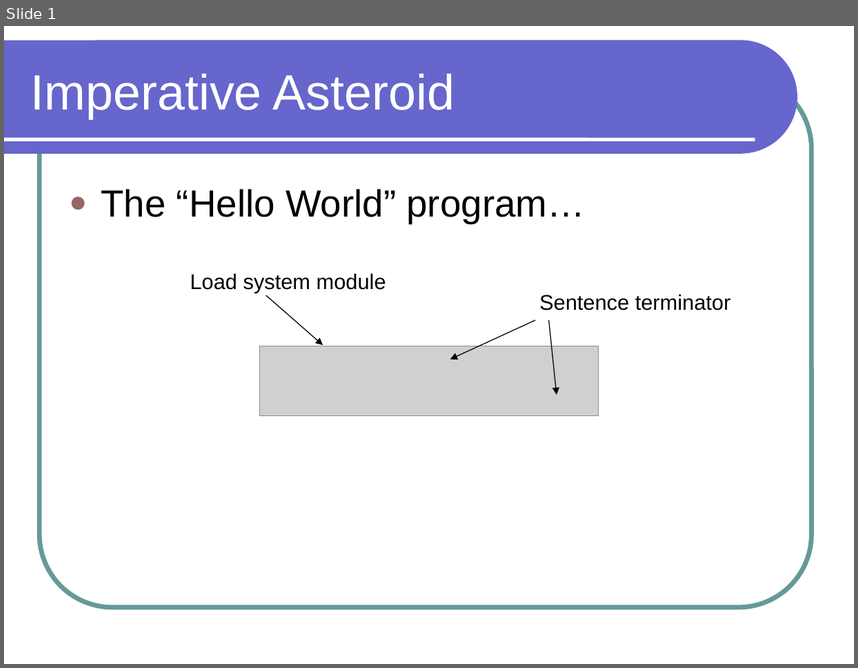
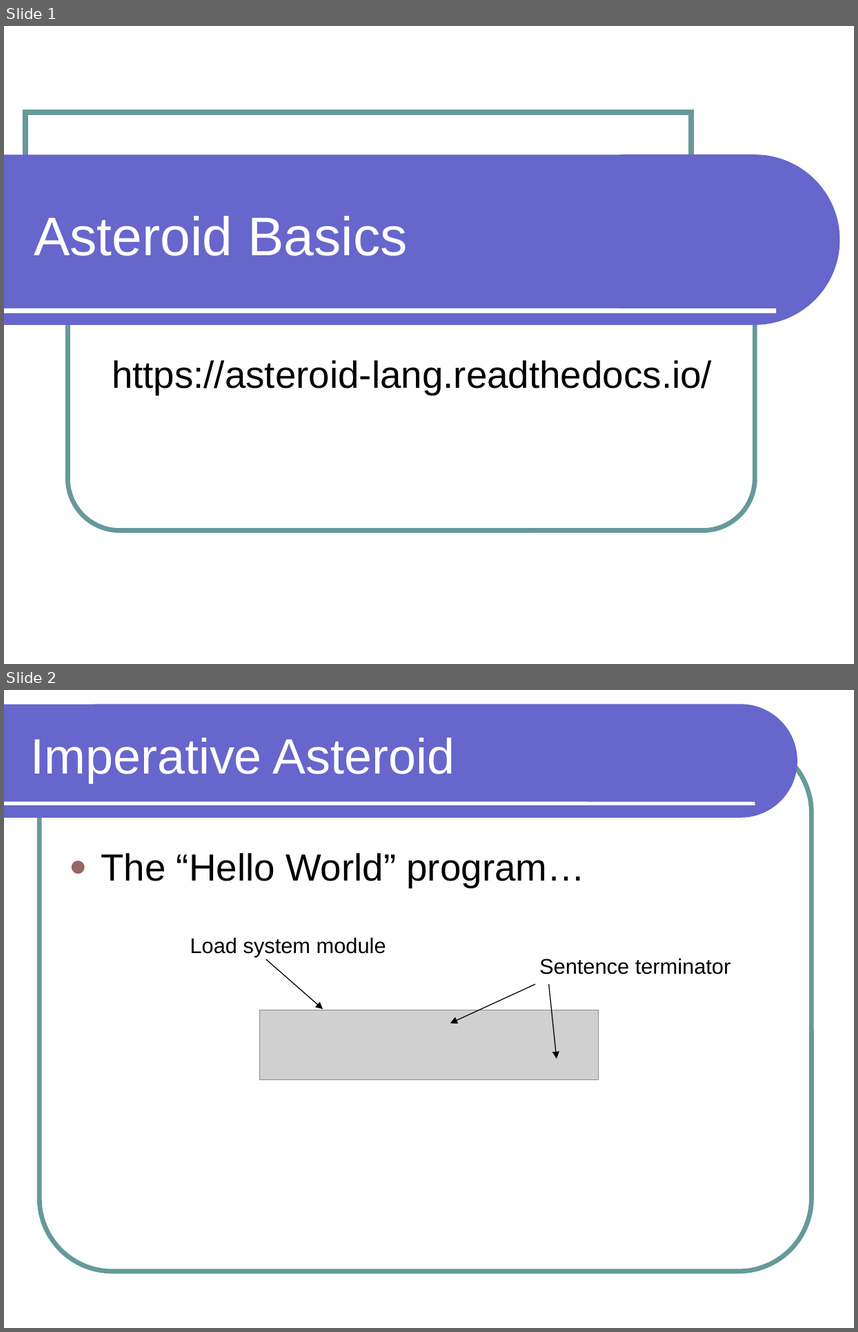
Before and after one commit to lutzhamel/CSC301, a slide deck: notes/csc301-ln002.ppt. Shown one above the other, each under a label of ours: slide 1 before the commit, slides 1 and 2 after it. The pictures are 858x668 and 858x1332 pixels, drawn with LibreOffice and Linux fonts; fonts in the diff are those of the drawing; grey boxes stand for pictures. Boxes give left, top, right and bottom in pixels: in the first picture for what was removed or moved away, otherwise in the second. Text is boxed around its words. In the diff, an @@ line names an element or a change of style, - is before the commit and + after.

```diff
--- a/notes/csc301-ln002.ppt
+++ b/notes/csc301-ln002.ppt
@@ slide 1 added at box(4, 26, 854, 664), background #FFFFFF @@
@@ title added at box(34, 216, 408, 256), 46 pt, text #FFFFFF @@
+Asteroid Basics
@@ group added at box(4, 112, 840, 530): 1 rounded rectangle, 1 rectangle, 1 freeform shape, 1 line @@
@@ subtitle added at box(112, 360, 712, 394), 32 pt, text #000000 @@
+https://asteroid-lang.readthedocs.io/
@@ what was slide 1 is now slide 2 @@
```
Also in this commit, not shown: 9 slides changed, 5 other files.
